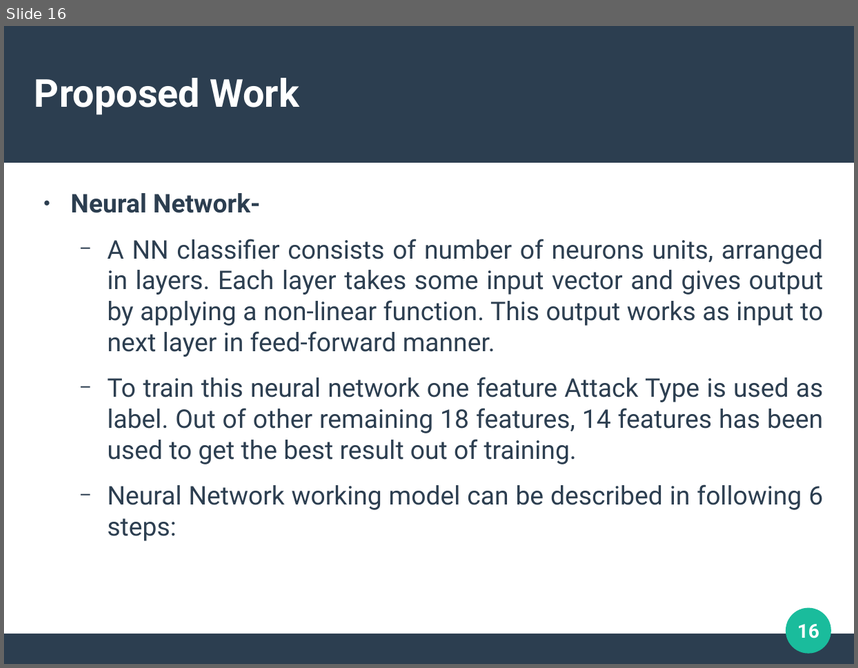
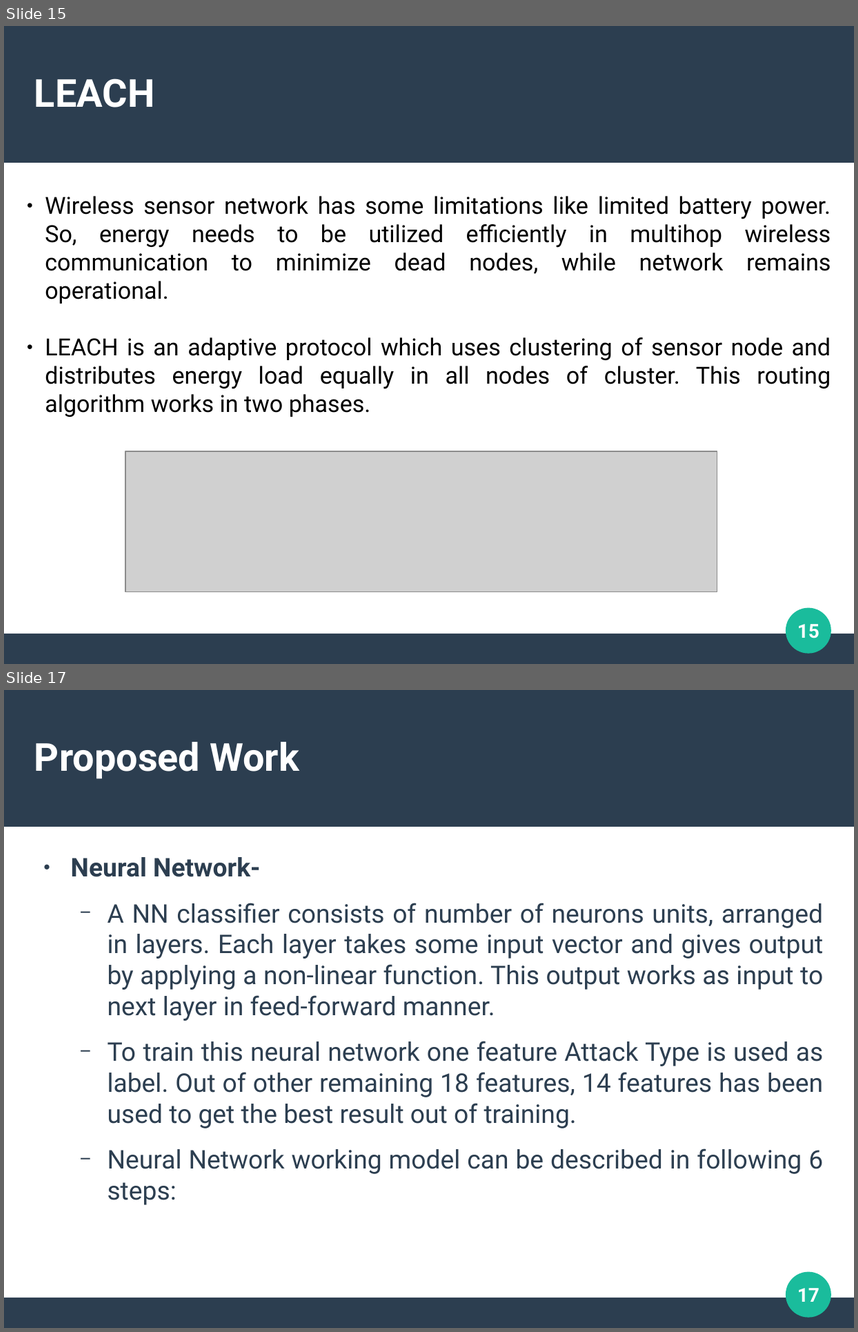
Before and after one commit to mysterious-29/Thesis, a slide deck: PPT/Final.odp. Shown one above the other, each under a label of ours: slide 16 before the commit, slides 15 and 17 after it; the slides between them are not shown. The pictures are 858x668 and 858x1332 pixels, drawn with LibreOffice and Linux fonts; fonts in the diff are those of the drawing; grey boxes stand for pictures. Boxes give left, top, right and bottom in pixels: in the first picture for what was removed or moved away, otherwise in the second. Text is boxed around its words. In the diff, an @@ line names an element or a change of style, - is before the commit and + after.

```diff
--- a/PPT/Final.odp
+++ b/PPT/Final.odp
@@ slide 15 added at (4,26,854,664), background #FFFFFF; not listed: 3 template elements that a slide beside it also shows @@
@@ title added at (34,78,155,107), 36 pt, text #FFFFFF, bold @@
+LEACH
@@ text added at (45,196,831,417), 22 pt, text #000000 @@
+● Wireless sensor network has some limitations like limited battery power. So, energy needs to be utilized efficiently in multihop wireless communication to minimize dead nodes, while network remains operational.
+● LEACH is an adaptive protocol which uses clustering of sensor node and distributes energy load equally in all nodes of cluster. This routing algorithm works in two phases.
@@ picture added at (125,451,717,591) @@
@@ page number added at (797,624,820,638), 18 pt, text #FFFFFF, bold @@
+15
@@ what was slide 16 is now slide 17 @@
@@ page number at (797,1288,820,1301): text changed @@
-16
+17
```
Also in this commit, not shown: 7 slides changed, 6 other slides added, 2 slides removed, 3 other files.
